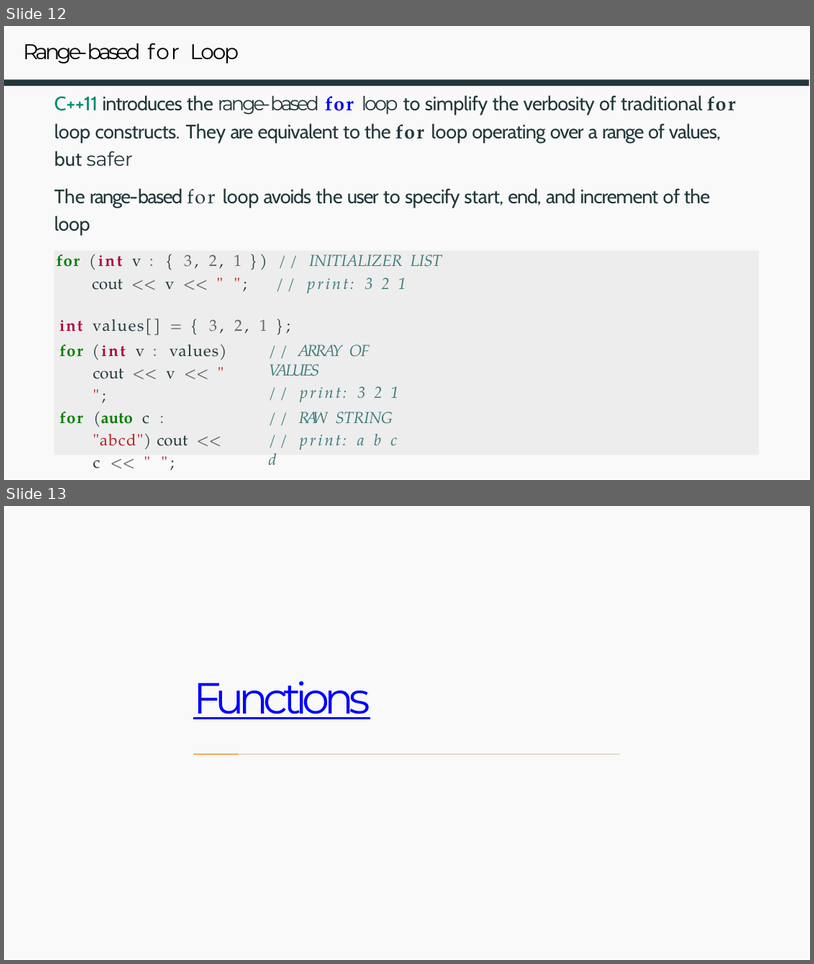
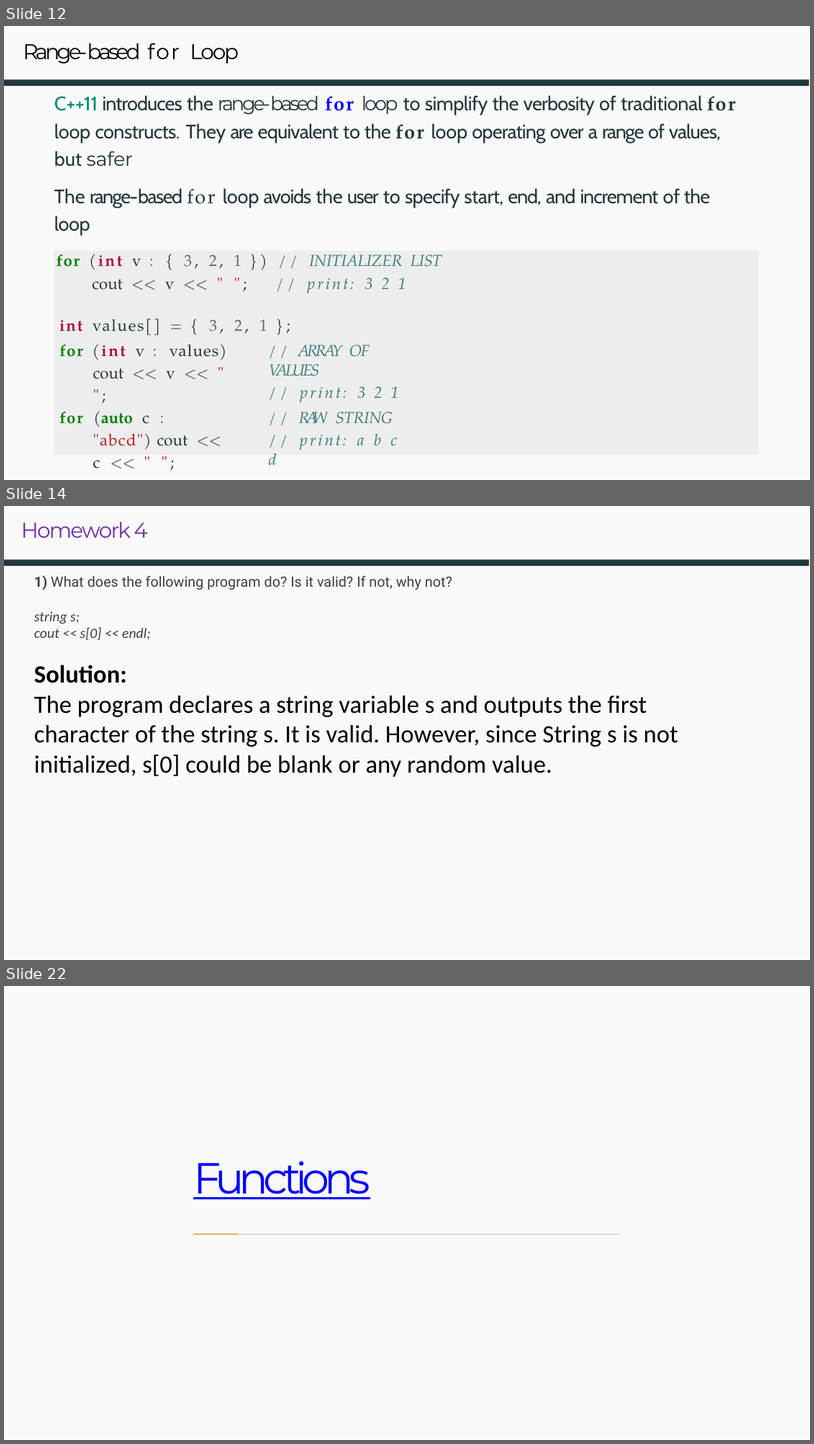
Before and after one commit to owenjchen/cpp, a slide deck: Week5_Functions.pptx. Shown one above the other, each under a label of ours: slides 12 and 13 before the commit, slides 12, 14 and 22 after it; the slides between them are not shown. The pictures are 814x964 and 814x1444 pixels, drawn with LibreOffice and Linux fonts; fonts in the diff are those of the drawing. Boxes give left, top, right and bottom in pixels: in the first picture for what was removed or moved away, otherwise in the second. Text is boxed around its words. In the diff, an @@ line names an element or a change of style, - is before the commit and + after.

```diff
--- a/Week5_Functions.pptx
+++ b/Week5_Functions.pptx
@@ slide 14 added at [4,506,810,960], background #FFFFFF; not listed: 2 template elements that a slide beside it also shows @@
@@ title added at [21,522,148,538], 12 pt, text #7030A0 @@
+Homework 4
@@ text added at [34,575,679,777], 14 pt, text #000000 @@
+1) What does the following program do? Is it valid? If not, why not?
+string s;
+cout << s[0] << endl;
+Solution:
+The program declares a string variable s and outputs the first character of the string s. It is valid. However, since String s is not initialized, s[0] could be blank or any random value.
@@ what was slide 13 is now slide 22 @@
```
Also in this commit, not shown: 8 other slides added, 13 other files.
